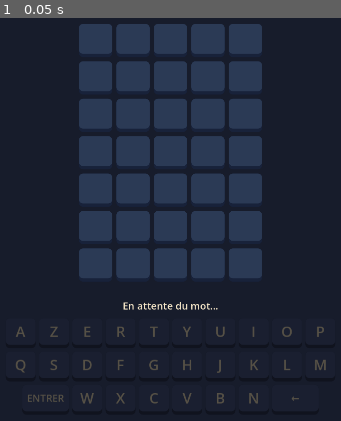
Above: before the commit, frame 1.
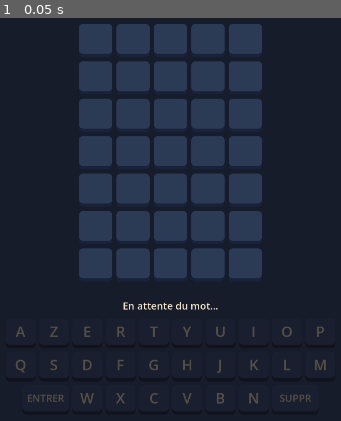
Above: after the commit, the same moment.

Repository: Gank-Bang/PartyGame
Game: Godot game, scene res://Scenes/RafGames/MotusMiniGame.tscn
The game is run twice, just before and just after one commit, with the same random seed, the same clock (stepped at 60 frames per second) and the same inputs. This scene is started directly instead of the project's main scene. Sound files missing from this copy of the repository are replaced by a short silence.
Inputs:
- Up to frame 1 (0.05 s): no input

The runs differ from the first frame. In frame 1, less than 0.1% of the frame differs, in the area x 82-92%, y 93-96%.

Commit message:
adapt motus for mobile

Diff:
--- a/Scenes/RafGames/MotusMiniGame.tscn
+++ b/Scenes/RafGames/MotusMiniGame.tscn
@@ -570,5 +570,5 @@
 [node name="KeyDel" parent="CanvasLayer/UI/MainVBox/KeyboardCenter/Keyboard/Row3" unique_id=320000027 instance=ExtResource("2_flat")]
 custom_minimum_size = Vector2(118, 66)
 layout_mode = 2
-text = "←"
-font_size = 32
+text = "SUPPR"
+font_size = 24
--- a/Scripts/Lobby/BaseGameScript.gd
+++ b/Scripts/Lobby/BaseGameScript.gd
@@ -21,10 +21,12 @@
 const _SELECT_GAMES_SCENE := "res://Scenes/Lobby/SelectGames.tscn"
 const _QUIT_FACE_COLOR := Color(0.56, 0.18, 0.2, 1)
 const _QUIT_SHADOW_COLOR := Color(0.35, 0.09, 0.11, 1)
+const HOST_QUIT_COMPACT_SIZE := Vector2(96, 34)
 
 ## Référence à chaque nœud PlayerCharacter, indexé par peer_id.
 var players: Dictionary = {}
 var _returning_to_select_games: bool = false
+var _host_quit_button: Control
 
 # ── Cycle de vie ──────────────────────────────────────────────────────────────
 
@@ -125,6 +127,21 @@
 	btn.set("shadow_color", _QUIT_SHADOW_COLOR)
 	btn.connect("pressed", _on_host_quit_pressed)
 	root.add_child(btn)
+	_host_quit_button = btn
+
+## Petit écran : bouton réduit en haut à droite (à l'appelant de lui réserver la place) ; sinon 200×60 en bas à droite.
+func _set_host_quit_compact(compact: bool, top: float, right: float) -> void:
+	if _host_quit_button == null:
+		return
+	var btn_size: Vector2 = HOST_QUIT_COMPACT_SIZE if compact else Vector2(200, 60)
+	_host_quit_button.custom_minimum_size = btn_size
+	_host_quit_button.anchor_top = 0.0 if compact else 1.0
+	_host_quit_button.anchor_bottom = 0.0 if compact else 1.0
+	_host_quit_button.offset_right = -right if compact else -20.0
+	_host_quit_button.offset_left = _host_quit_button.offset_right - btn_size.x
+	_host_quit_button.offset_top = top if compact else -80.0
+	_host_quit_button.offset_bottom = _host_quit_button.offset_top + btn_size.y
+	_host_quit_button.set("font_size", 16 if compact else 28)
 
 func _on_host_quit_pressed() -> void:
 	if not NetworkManager.is_host:
--- a/Scripts/Lobby/ResponsiveDisplay.gd
+++ b/Scripts/Lobby/ResponsiveDisplay.gd
@@ -8,7 +8,7 @@
 	"res://Scenes/Lobby/LobbyMenu.tscn": Vector2(700, 740),
 	"res://Scenes/Lobby/WaitingRoom.tscn": Vector2(700, 640),
 	"res://Scenes/Lobby/SelectGames.tscn": Vector2(1260, 960),
-	"res://Scenes/RafGames/MotusMiniGame.tscn": Vector2(340, 520),
+	"res://Scenes/RafGames/MotusMiniGame.tscn": Vector2(320, 440),
 	"res://Scenes/RafGames/EquationMiniGame.tscn": Vector2(780, 720),
 	"res://Scenes/RafGames/PileOuFaceMiniGame.tscn": Vector2(580, 480),
 	"res://Scenes/RafGames/RunesMiniGame.tscn": Vector2(760, 780),
--- a/Scripts/RafGames/MotusMiniGameScript.gd
+++ b/Scripts/RafGames/MotusMiniGameScript.gd
@@ -36,8 +36,6 @@
 
 const MOBILE_WEB_MAX_SIDE: float = 950.0
 const MOBILE_WEB_MAX_HEIGHT: float = 760.0
-## Hauteur du bouton Quitter de l'hôte + sa marge (voir BaseGame).
-const HOST_QUIT_RESERVED: float = 80.0
 
 ## Lettres accentuées présentes dans mots.json → équivalent sans accent.
 const ACCENTS: Dictionary = {
@@ -84,6 +82,9 @@
 var _solved: Array = []
 var _out: Array = []
 var _responsive_game_area: HBoxContainer
+var _quit_spacer: Control
+var _status_avail_w: float = 0.0
+var _status_compact: bool = false
 
 # ── Nœuds ─────────────────────────────────────────────────────────────────────
 
@@ -200,30 +201,30 @@
 	var viewport: Vector2 = get_viewport_rect().size
 	var compact: bool = _use_compact_web_layout(viewport)
 	var split: bool = compact and viewport.x > viewport.y
-	var side_margin: float = 14.0 if compact else 32.0
+	var side_margin: float = 6.0 if compact else 32.0
+	var top_margin: float = 6.0 if compact else 20.0
 	var bottom_pad: float = ResponsiveDisplay.bottom_margin() if compact else 20.0
-	if compact and NetworkManager.is_host:
-		bottom_pad = maxf(bottom_pad, HOST_QUIT_RESERVED)
 	_main_vbox.offset_left = side_margin
-	_main_vbox.offset_top = 12.0 if compact else 20.0
+	_main_vbox.offset_top = top_margin
 	_main_vbox.offset_right = -side_margin
 	_main_vbox.offset_bottom = -bottom_pad
-	_main_vbox.add_theme_constant_override("separation", 8 if compact else 12)
-	_header.custom_minimum_size.y = 48.0 if compact else 60.0
-	_status_area.add_theme_constant_override("separation", 16 if compact else 28)
-	_feedback_lbl.add_theme_font_size_override("font_size", 20 if compact else 24)
-	for child in _status_area.get_children():
-		if child is Label:
-			var status_lbl := child as Label
-			status_lbl.add_theme_font_size_override("font_size", 18 if compact else 22)
-			status_lbl.clip_text = compact
-			status_lbl.text_overrun_behavior = TextServer.OVERRUN_TRIM_ELLIPSIS if compact else TextServer.OVERRUN_NO_TRIMMING
-			status_lbl.size_flags_horizontal = Control.SIZE_EXPAND_FILL if compact else Control.SIZE_FILL
-			status_lbl.horizontal_alignment = HORIZONTAL_ALIGNMENT_CENTER if compact else HORIZONTAL_ALIGNMENT_LEFT
+	_main_vbox.add_theme_constant_override("separation", 6 if compact else 12)
+	_header.custom_minimum_size.y = HOST_QUIT_COMPACT_SIZE.y if compact else 60.0
+	_header.add_theme_constant_override("separation", 8 if compact else 24)
+	_status_area.add_theme_constant_override("separation", 8 if compact else 28)
+	_feedback_lbl.custom_minimum_size.y = 26.0 if compact else 36.0
+	_feedback_lbl.add_theme_font_size_override("font_size", 18 if compact else 24)
+	_set_host_quit_compact(compact, top_margin, side_margin)
+	_reserve_quit_space(compact and NetworkManager.is_host)
+	_status_compact = compact
+	_status_avail_w = viewport.x - side_margin * 2.0
+	if compact and NetworkManager.is_host:
+		_status_avail_w -= HOST_QUIT_COMPACT_SIZE.x + 8.0
+	_fit_status_labels()
 
 	_set_keyboard_layout(split)
 
-	var grid_sep: int = 6 if compact else 10
+	var grid_sep: int = 5 if compact else 10
 	_grid.add_theme_constant_override("h_separation", grid_sep)
 	_grid.add_theme_constant_override("v_separation", grid_sep)
 
@@ -237,6 +238,17 @@
 	return OS.has_feature("web") and (
 		minf(viewport.x, viewport.y) <= MOBILE_WEB_MAX_SIDE or viewport.y <= MOBILE_WEB_MAX_HEIGHT
 	)
+
+## Laisse sous le bouton Quitter de l'hôte la place qu'il occupe dans l'en-tête.
+func _reserve_quit_space(reserve: bool) -> void:
+	if _quit_spacer == null:
+		if not reserve:
+			return
+		_quit_spacer = Control.new()
+		_quit_spacer.mouse_filter = Control.MOUSE_FILTER_IGNORE
+		_quit_spacer.custom_minimum_size.x = HOST_QUIT_COMPACT_SIZE.x
+		_header.add_child(_quit_spacer)
+	_quit_spacer.visible = reserve
 
 func _set_keyboard_layout(split: bool) -> void:
 	if split:
@@ -291,39 +303,48 @@
 	var letter_w: float = floorf(clampf((avail.x - grid_w - 18.0 - key_sep * 9.0) / 10.0, 20.0, 82.0))
 	var key_h: float = floorf(clampf(minf(letter_w * 1.12, (free_h - key_sep * 2.0) / 3.0), 32.0, 82.0))
 	_apply_tile_sizes(tile_size, int(round(tile_size * 0.58)))
-	_apply_keyboard_sizes(letter_w, key_h, key_sep)
+	_apply_keyboard_sizes(letter_w, key_h, key_sep, true)
 
 func _apply_stacked_sizes(avail: Vector2, grid_sep: int, compact: bool) -> void:
 	var key_sep: int = 4 if compact else 8
 	var sep: float = _main_vbox.get_theme_constant("separation")
 	var free_h: float = avail.y - _header.custom_minimum_size.y - _feedback_lbl.get_combined_minimum_size().y - sep * 3.0
 	var letter_w: float = floorf(clampf((avail.x - key_sep * 9.0) / 10.0, 20.0, 72.0))
-	var key_h: float = floorf(clampf(minf(letter_w * 1.45, free_h * 0.22), 36.0, 72.0))
+	var key_h: float = floorf(clampf(minf(letter_w * 1.5, free_h * 0.26), 38.0, 72.0))
 	var keyboard_h: float = key_h * 3.0 + key_sep * 2.0
 	var tile_size: float = floorf(clampf(minf(
 		(avail.x - grid_sep * float(_word_length - 1)) / float(_word_length),
 		(free_h - keyboard_h - grid_sep * float(_max_attempts - 1)) / float(_max_attempts)
 	), 24.0, 80.0))
 	_apply_tile_sizes(tile_size, int(round(tile_size * 0.58)))
-	_apply_keyboard_sizes(letter_w, key_h, key_sep)
+	_apply_keyboard_sizes(letter_w, key_h, key_sep, compact)
 
 func _apply_tile_sizes(tile_size: float, font_size: int) -> void:
 	for tile in _tiles:
 		tile.custom_minimum_size = Vector2(tile_size, tile_size)
 		tile.set("font_size", font_size)
 
-func _apply_keyboard_sizes(letter_w: float, key_h: float, separation: int) -> void:
+## Compact : ENTRER et SUPPR couvrent deux colonnes, la rangée du bas a la largeur des autres.
+func _apply_keyboard_sizes(letter_w: float, key_h: float, separation: int, compact: bool) -> void:
 	_keyboard.add_theme_constant_override("separation", separation)
 	for row in _kb_rows:
 		row.add_theme_constant_override("separation", separation)
+	var special_w: float = letter_w * 2.0 + separation if compact else letter_w * 1.55
 	for key in _key_buttons:
 		var btn = _key_buttons[key]
 		var special: bool = key in ["ENTER", "DEL"]
-		btn.custom_minimum_size = Vector2(
-			letter_w * (1.55 if special else 1.0),
-			key_h,
-		)
-		btn.set("font_size", int(round(key_h * (0.34 if special else 0.48))))
+		btn.custom_minimum_size = Vector2(special_w if special else letter_w, key_h)
+		var font_size: int = int(round(key_h * (0.34 if special else 0.48)))
+		if special:
+			font_size = _fit_font_size(btn, str(btn.get("text")), font_size, special_w - 10.0)
+		btn.set("font_size", font_size)
+
+func _fit_font_size(control: Control, text: String, max_size: int, max_width: float) -> int:
+	var font: Font = control.get_theme_default_font()
+	var font_size: int = max_size
+	while font_size > 8 and font.get_string_size(text, HORIZONTAL_ALIGNMENT_LEFT, -1, font_size).x > max_width:
+		font_size -= 1
+	return font_size
 
 func _build_status_area() -> void:
 	for pid in NetworkManager.players.keys():
@@ -345,14 +366,43 @@
 	var suffix := ""
 	if pid in _solved:
 		col = WIN_COLOR
-		suffix = " ✓"
+		suffix = " OK"
 	elif pid in _out:
 		col = LOSE_COLOR
-		suffix = " ✗"
+		suffix = " KO"
 	lbl.text = "%s%s  %d/%d%s" % [
-		"★ " if pid == _my_id else "", pname, _attempts.get(pid, 0), _max_attempts, suffix
+		"• " if pid == _my_id else "", pname, _attempts.get(pid, 0), _max_attempts, suffix
 	]
 	lbl.add_theme_color_override("font_color", col)
+	_fit_status_labels()
+
+## Compact : la police diminue jusqu'à ce que tous les joueurs tiennent dans l'en-tête ; chaque case a une largeur proportionnelle à son texte.
+func _fit_status_labels() -> void:
+	var labels: Array = []
+	for child in _status_area.get_children():
+		if child is Label:
+			labels.append(child)
+	if labels.is_empty() or _status_avail_w <= 0.0:
+		return
+	var font: Font = (labels[0] as Label).get_theme_default_font()
+	var gaps: float = _status_area.get_theme_constant("separation") * (labels.size() - 1)
+	var font_size: int = 18 if _status_compact else 22
+	while _status_compact and font_size > 12 and _status_text_width(labels, font, font_size) + gaps > _status_avail_w:
+		font_size -= 1
+	for child in labels:
+		var status_lbl := child as Label
+		status_lbl.add_theme_font_size_override("font_size", font_size)
+		status_lbl.clip_text = _status_compact
+		status_lbl.text_overrun_behavior = TextServer.OVERRUN_TRIM_ELLIPSIS if _status_compact else TextServer.OVERRUN_NO_TRIMMING
+		status_lbl.size_flags_horizontal = Control.SIZE_EXPAND_FILL if _status_compact else Control.SIZE_FILL
+		status_lbl.horizontal_alignment = HORIZONTAL_ALIGNMENT_CENTER if _status_compact else HORIZONTAL_ALIGNMENT_LEFT
+		status_lbl.size_flags_stretch_ratio = maxf(font.get_string_size(status_lbl.text, HORIZONTAL_ALIGNMENT_LEFT, -1, font_size).x, 1.0)
+
+func _status_text_width(labels: Array, font: Font, font_size: int) -> float:
+	var total: float = 0.0
+	for child in labels:
+		total += font.get_string_size((child as Label).text, HORIZONTAL_ALIGNMENT_LEFT, -1, font_size).x
+	return total
 
 # ── Démarrage de la partie ────────────────────────────────────────────────────
 
@@ -607,6 +657,8 @@
 func _on_game_over(winner_peer_id: int) -> void:
 	_game_done = true
 	_set_input_locked(true)
+	var viewport: Vector2 = get_viewport_rect().size
+	var narrow: bool = _use_compact_web_layout(viewport) and viewport.x < 700.0
 
 	var canvas := CanvasLayer.new()
 	canvas.layer = 10
@@ -626,6 +678,11 @@
 	panel.anchor_top    = 0.5;    panel.anchor_bottom = 0.5
 	panel.offset_left   = -320.0; panel.offset_right  = 320.0
 	panel.offset_top    = -180.0; panel.offset_bottom = 180.0
+	if narrow:
+		panel.anchor_left = 0.0;  panel.anchor_right = 1.0
+		panel.offset_left = 12.0; panel.offset_right = -12.0
+		panel.offset_top  = 0.0;  panel.offset_bottom = 0.0
+		panel.grow_vertical = Control.GROW_DIRECTION_BOTH
 	center.add_child(panel)
 
 	var vbox := VBoxContainer.new()
@@ -635,9 +692,10 @@
 
 	var title := Label.new()
 	title.text = "Fin de partie !"
-	title.add_theme_font_size_override("font_size", 46)
+	title.add_theme_font_size_override("font_size", 32 if narrow else 46)
 	title.add_theme_color_override("font_color", NEUTRAL_COLOR)
 	title.horizontal_alignment = HORIZONTAL_ALIGNMENT_CENTER
+	title.autowrap_mode = TextServer.AUTOWRAP_WORD_SMART
 	vbox.add_child(title)
 
 	var winner_lbl := Label.new()
@@ -645,21 +703,23 @@
 		winner_lbl.text = "Personne n'a trouvé !"
 	else:
 		var winner_name: String = NetworkManager.players.get(winner_peer_id, {}).get("name", "?")
-		winner_lbl.text = "🏆 %s a trouvé en %d essai%s !" % [
+		winner_lbl.text = "%s a trouvé en %d essai%s !" % [
 			winner_name,
 			_attempts.get(winner_peer_id, 0),
 			"s" if _attempts.get(winner_peer_id, 0) > 1 else "",
 		]
-	winner_lbl.add_theme_font_size_override("font_size", 30)
+	winner_lbl.add_theme_font_size_override("font_size", 22 if narrow else 30)
 	winner_lbl.add_theme_color_override("font_color", WARN_COLOR)
 	winner_lbl.horizontal_alignment = HORIZONTAL_ALIGNMENT_CENTER
+	winner_lbl.autowrap_mode = TextServer.AUTOWRAP_WORD_SMART
 	vbox.add_child(winner_lbl)
 
 	var word_lbl := Label.new()
 	word_lbl.text = "Le mot était : %s" % _target
-	word_lbl.add_theme_font_size_override("font_size", 26)
+	word_lbl.add_theme_font_size_override("font_size", 20 if narrow else 26)
 	word_lbl.add_theme_color_override("font_color", WIN_COLOR)
 	word_lbl.horizontal_alignment = HORIZONTAL_ALIGNMENT_CENTER
+	word_lbl.autowrap_mode = TextServer.AUTOWRAP_WORD_SMART
 	vbox.add_child(word_lbl)
 
 	await get_tree().create_timer(5.0).timeout
